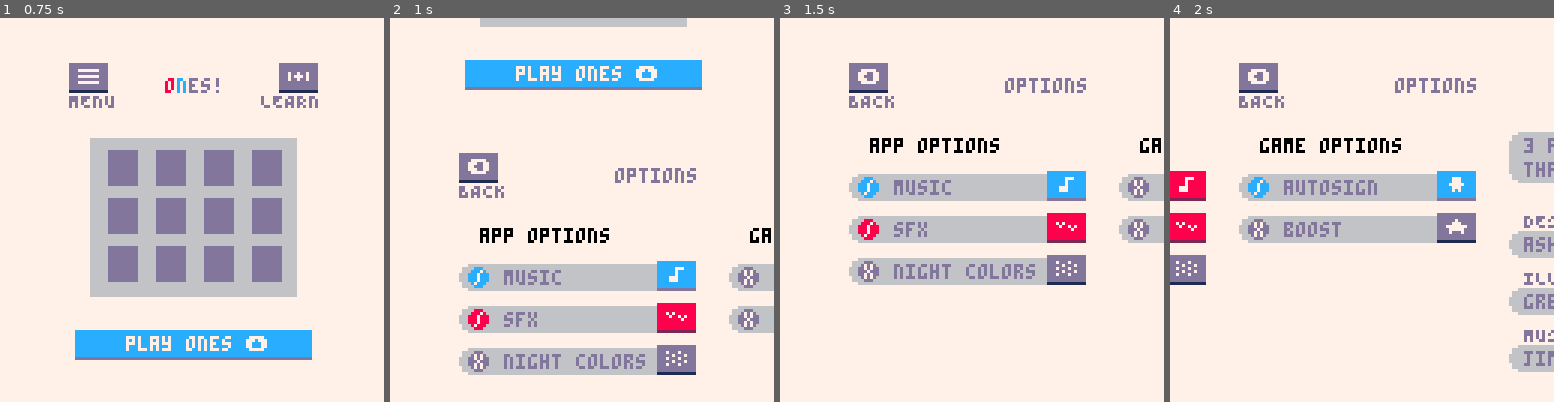
Above: before the commit, frames 1-4 (left to right).
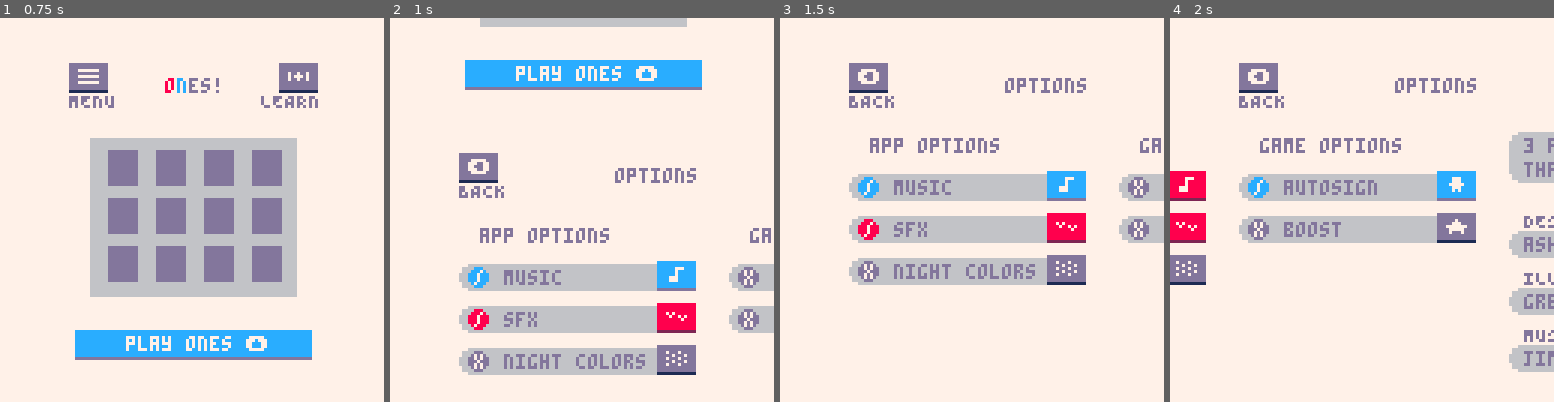
Above: after the commit, the same moments.

Repository: qualiaa/ones
Game: PICO-8 cartridge ones.p8
The game is run twice, just before and just after one commit, with the same random seed, the same clock (stepped at 60 frames per second) and the same inputs.
Inputs:
- Up to frame 1 (0.75 s): tap X (X key) at 0.33 s; tap O (Z key) at 0.7 s
- Up to frame 2 (1 s): no input
- Up to frame 3 (1.5 s): tap X (X key) at 1.07 s
- Up to frame 4 (2 s): hold Right from 1.6 s (still down); tap O (Z key) at 1.7 s; tap X (X key) at 1.85 s

Frame 1 is identical in both runs. In frame 2, 0.7% of the frame differs, in the area x 23-100%, y 54-59%; in frame 3, 0.7%; in frame 4, 0.7%.

Commit message:
Fix typo

Diff:
--- a/ones.p8
+++ b/ones.p8
@@ -1500,7 +1500,7 @@
  local x,y,dy = 30+x_off,40,14
  if ui.subtitle then
   print(ui.subtitle, x, y,
-        scheme.txt_col)
+        scheme.txt)
   y+=dy
  end
  local btn_index = 1
